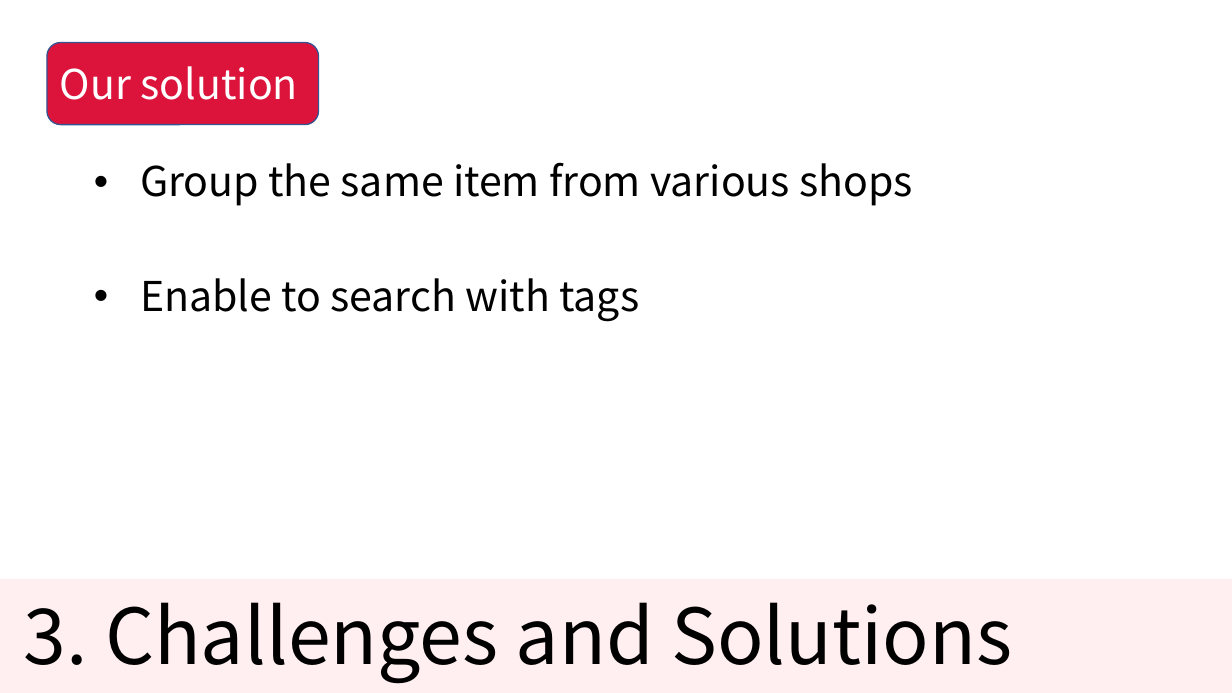
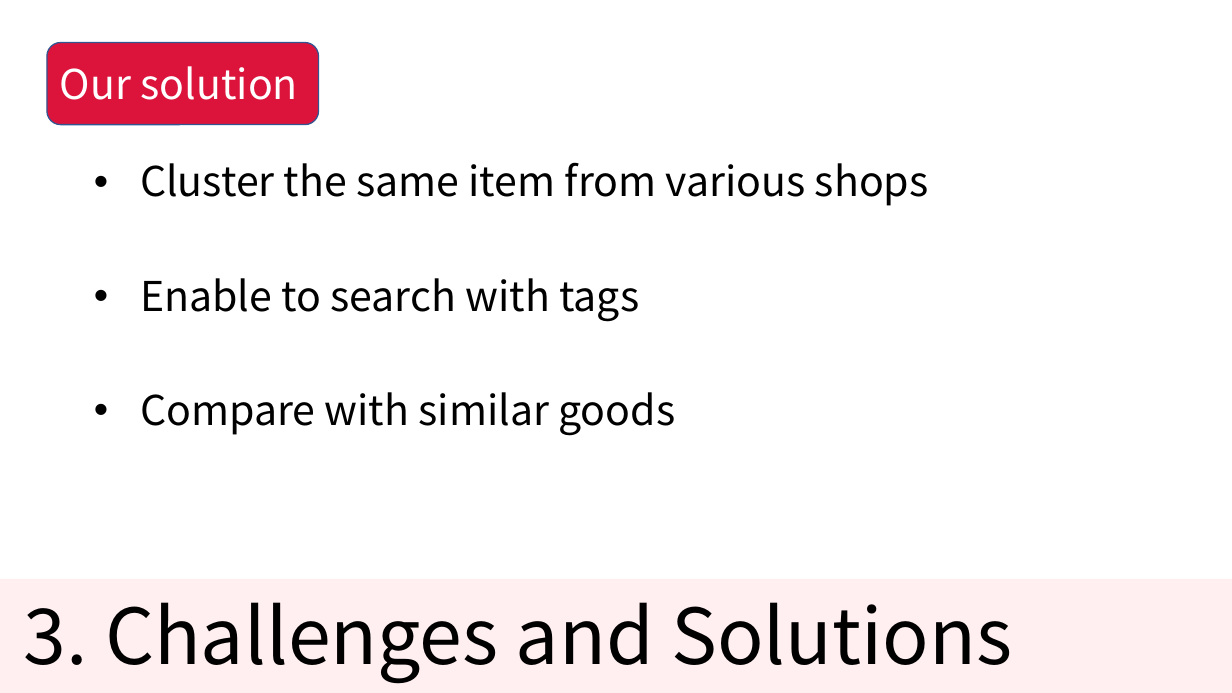
Before and after one commit to KNobuki/Rakuten_fashion, a slide deck: slide 9 of presentation/Presentation.pptx (slide 8 before the commit). Drawn at 1232x693 pixels with LibreOffice and Linux fonts; fonts in the diff are those of the drawing. Boxes give left, top, right and bottom in pixels: in the first picture for what was removed or moved away, otherwise in the second. Text is boxed around its words. In the diff, an @@ line names an element or a change of style, - is before the commit and + after.

```diff
--- a/presentation/Presentation.pptx
+++ b/presentation/Presentation.pptx
@@ text at [140, 162, 929, 206]: text changed @@
-• Group the same item from various shops
+• Cluster the same item from various shops
@@ text at [140, 392, 675, 436]: paragraph added @@
+• Compare with similar goods
```
Also in this commit, not shown: 10 other slides changed, 5 slides added.
